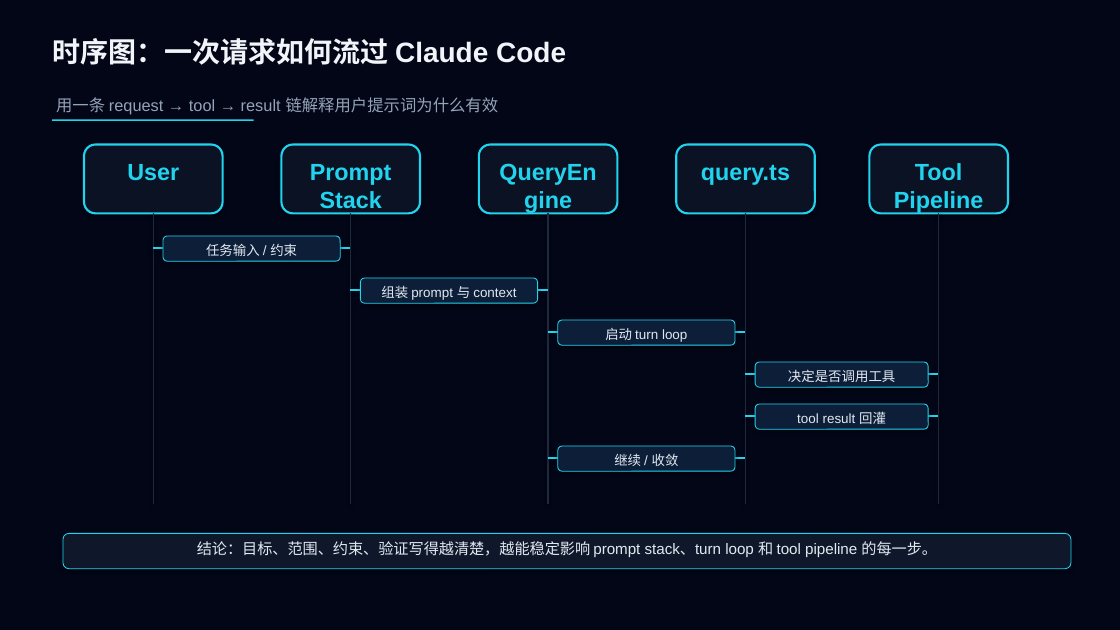
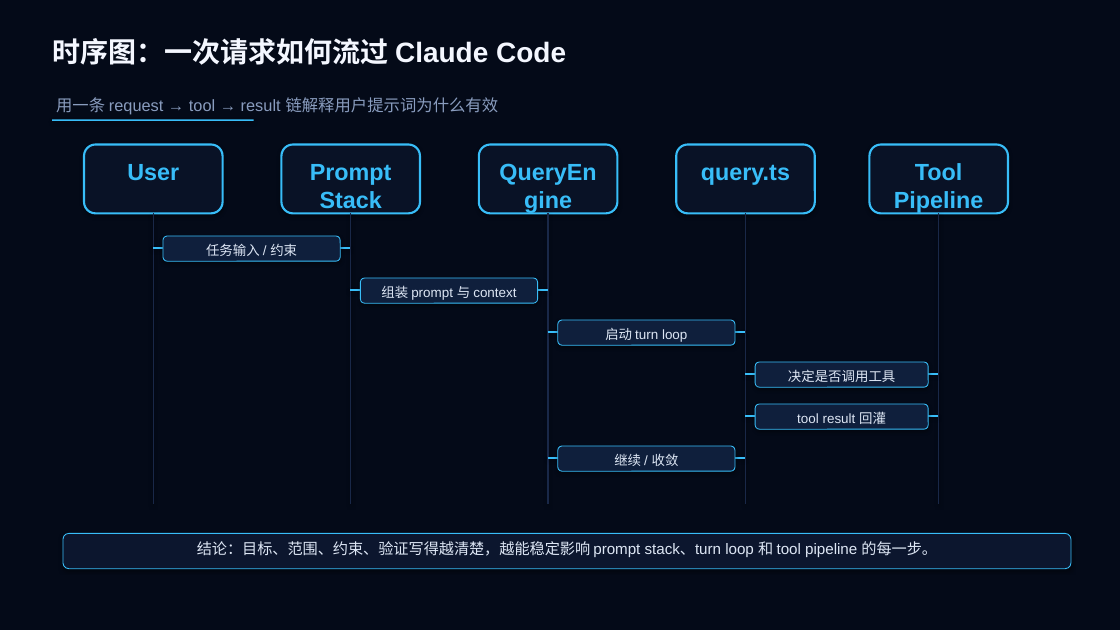
Before and after one commit to boboliu-1010/ccode, a slide deck: slide 5 of docs/zh/09-Claude Code 使用技巧与注意事项.pptx. Drawn at 1120x630 pixels with LibreOffice and Linux fonts; fonts in the diff are those of the drawing. Boxes give left, top, right and bottom in pixels: in the first picture for what was removed or moved away, otherwise in the second. Text is boxed around its words. In the diff, an @@ line names an element or a change of style, - is before the commit and + after.

Commit message:
Refine presentation color theme

```diff
--- a/docs/zh/09-Claude Code 使用技巧与注意事项.pptx
+++ b/docs/zh/09-Claude Code 使用技巧与注意事项.pptx
@@ background #020617 to #040A18 @@
@@ rectangle at (x1=52, y1=119, x2=254, y2=121): fill #22D3EE to #38BDF8 @@
@@ text "用一条 request → tool → ..." at (x1=56, y1=97, x2=499, y2=114): text colour #94A3B8 to #899CBE @@
@@ text colour #22D3EE to #38BDF8; fill #0A1224 to #091226; outline #22D3EE 1.8 pt to #38BDF8 1.8 pt in 5 elements at (x1=84, y1=145, x2=223, y2=213), (x1=281, y1=145, x2=420, y2=213), (x1=479, y1=145, x2=618, y2=213), (x1=676, y1=145, x2=815, y2=213), (x1=870, y1=145, x2=1008, y2=213) @@
@@ line (153, 213) - (153, 504): stroke #1E293B 1.2 pt to #192848 1.2 pt @@
@@ line (350, 213) - (350, 504): stroke #1E293B 1.2 pt to #192848 1.2 pt @@
@@ line (549, 213) - (549, 504): stroke #1E293B 1.2 pt to #192848 1.2 pt @@
@@ line (746, 213) - (746, 504): stroke #1E293B 1.2 pt to #192848 1.2 pt @@
@@ line (939, 213) - (939, 504): stroke #1E293B 1.2 pt to #192848 1.2 pt @@
@@ line (153, 248) - (350, 248): stroke #22D3EE 1.25 pt to #38BDF8 1.25 pt @@
@@ line (350, 290) - (548, 290): stroke #22D3EE 1.25 pt to #38BDF8 1.25 pt @@
@@ line (548, 332) - (745, 332): stroke #22D3EE 1.25 pt to #38BDF8 1.25 pt @@
@@ line (745, 374) - (939, 374): stroke #22D3EE 1.25 pt to #38BDF8 1.25 pt @@
@@ line (939, 416) - (745, 416): stroke #22D3EE 1.25 pt to #38BDF8 1.25 pt @@
@@ text colour #E2E8F0 to #DDE6F4; fill #0C1E38 to #0F1F3C; outline #22D3EE 0.75 pt to #38BDF8 0.75 pt in 6 elements at (x1=163, y1=236, x2=340, y2=261), (x1=360, y1=278, x2=538, y2=303), (x1=558, y1=320, x2=735, y2=345), (x1=755, y1=362, x2=928, y2=387), (x1=755, y1=404, x2=928, y2=429), (x1=558, y1=446, x2=735, y2=471) @@
@@ line (745, 458) - (548, 458): stroke #22D3EE 1.25 pt to #38BDF8 1.25 pt @@
@@ rounded rectangle "结论：目标、范围、约束、验证写得越清楚，越能稳定影响 prompt stack、turn loop 和 ..." at (x1=63, y1=534, x2=1071, y2=569): text colour #E2E8F0 to #DDE6F4; fill #0F172A to #0C162E; outline #22D3EE 0.75 pt to #38BDF8 0.75 pt @@
```
Also in this commit, not shown: 14 other slides changed, 1 other file.
